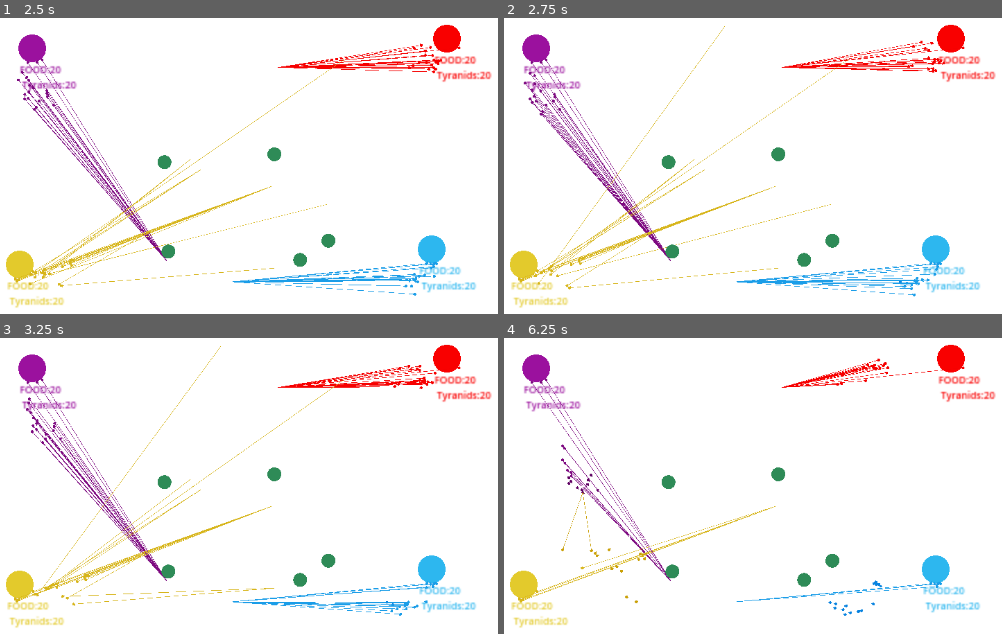
Above: before the commit, frames 1-4 (two rows, left to right).
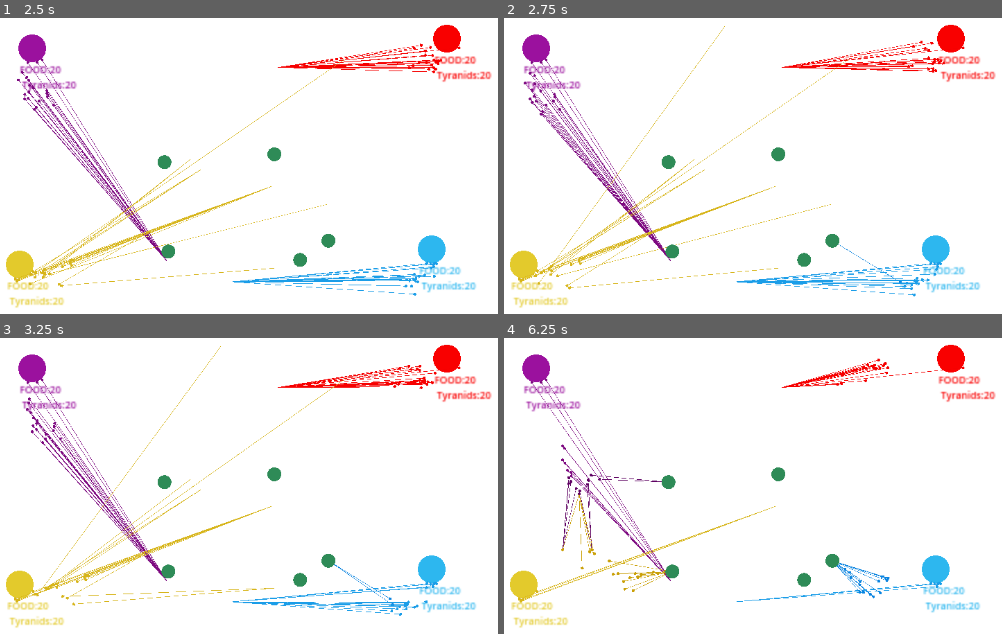
Above: after the commit, the same moments.

Repository: MalCaor/RucheTyr
Game: Godot game, scene res://Scene2d.tscn
The game is run twice, just before and just after one commit, with the same random seed, the same clock (stepped at 60 frames per second) and the same inputs.
Inputs:
- Up to frame 1 (2.5 s): no input
- Up to frame 2 (2.75 s): no input
- Up to frame 3 (3.25 s): no input
- Up to frame 4 (6.25 s): no input

Frame 1 is identical in both runs. In frame 2, less than 0.1% of the frame differs, in the area x 67-79%, y 76-89%; in frame 3, 0.1%; in frame 4, 1.3%, in the area x 11-78%, y 46-94%.

Commit message:
fix nar bug

Diff:
--- a/Tyr/hormagaunt.gd
+++ b/Tyr/hormagaunt.gd
@@ -126,21 +126,26 @@
 
 func zerg_maneuver():
 	# approch nour
-	if not self.generated_interest_point:
+	if list_body_to_approach:
+		# Select first target
+		var body = list_body_to_approach[0]
+
+		# draw line to target
+		draw_ligne_to_target(body.global_position)
+
+		# go toward target
+		var angle_self = angle_to_target(body.global_position)
+		apply_torque_impulse(angle_self/2)
+		go_forward()
+	elif not self.generated_interest_point:
+		# draw line to intrest point
+		draw_ligne_to_target(self.interest_point)
+
+		# go to target
 		var angle_self = angle_to_target(self.interest_point)
 		apply_torque_impulse(angle_self/2)
 		go_forward()
 
-	elif list_body_to_approach:
-		var body = list_body_to_approach[0]
-
-		# draw line
-		draw_ligne_to_target(body.global_position)
-
-		# go toward
-		var angle_self = angle_to_target(body.global_position)
-		apply_torque_impulse(angle_self/2)
-		go_forward()
 
 	#evasion_maneuver()
 
